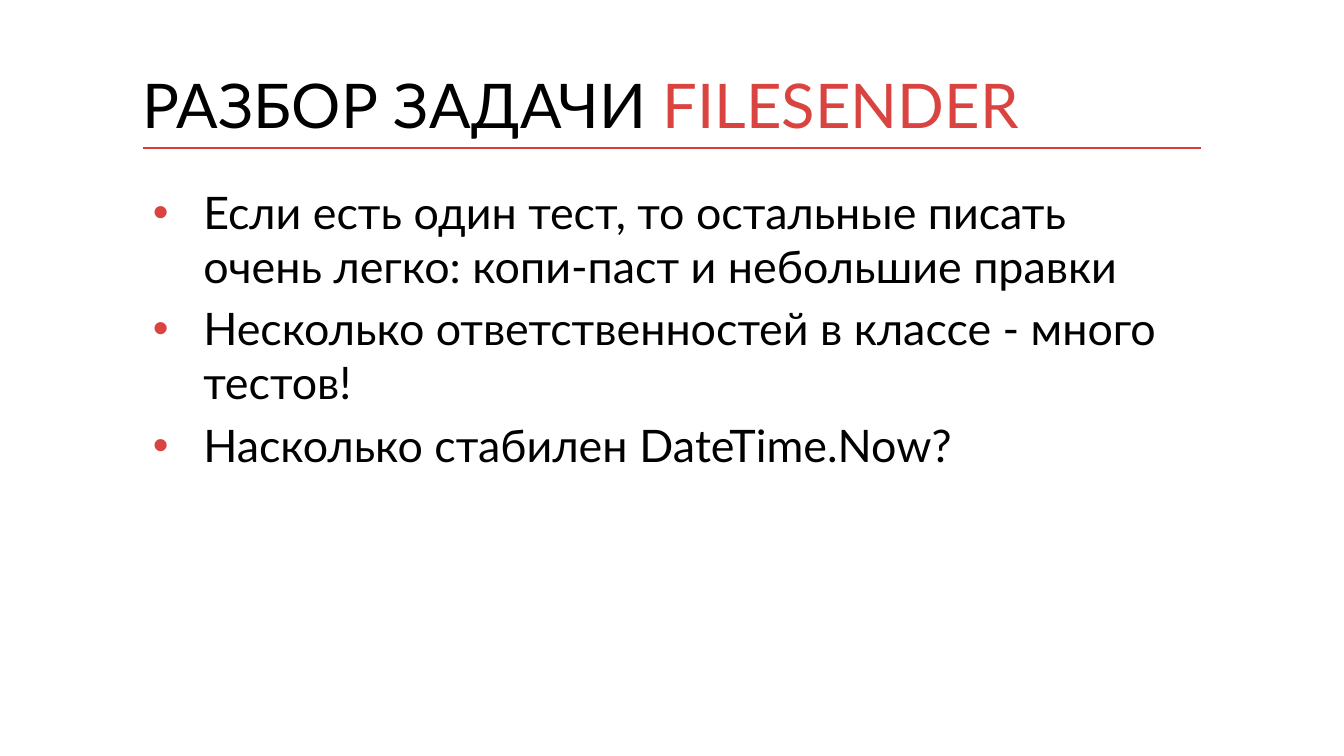
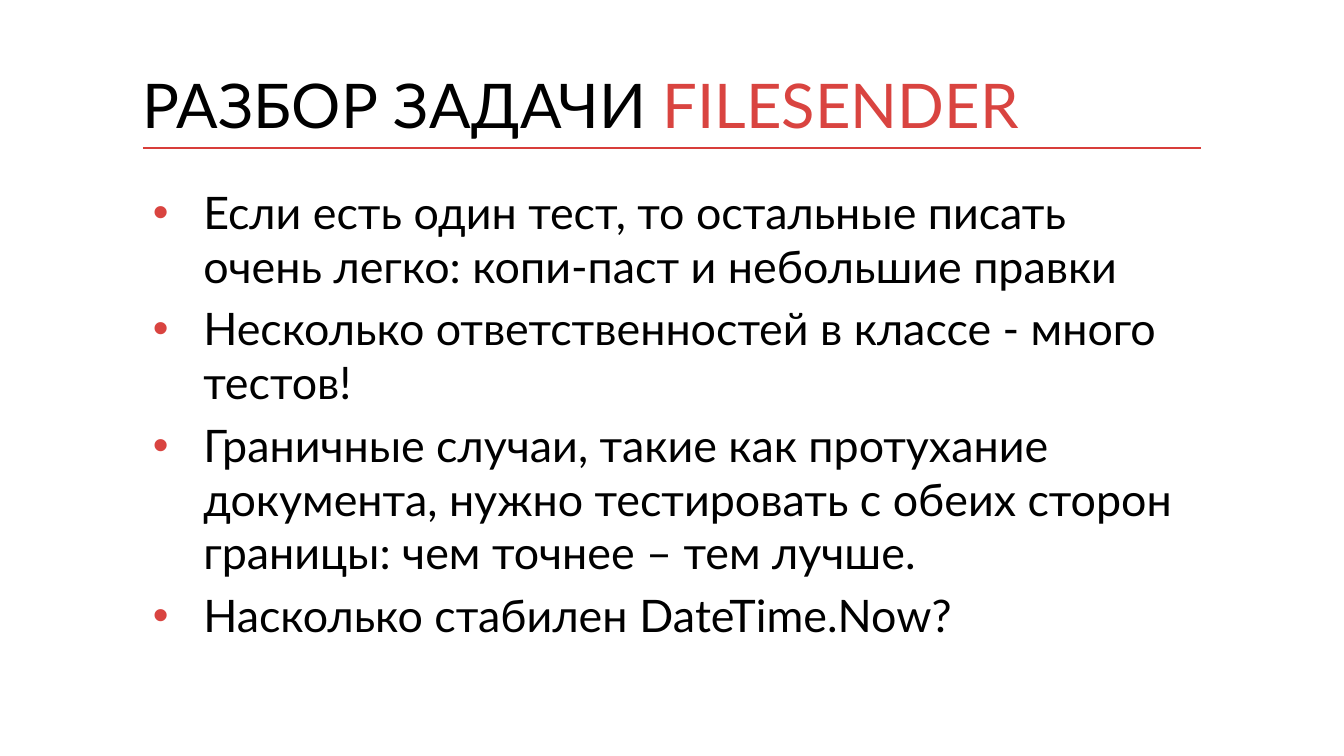
Before and after one commit to kontur-courses/mocks, a slide deck: slide 11 of mocks.pptx. Drawn at 1344x756 pixels with LibreOffice and Linux fonts; fonts in the diff are those of the drawing. Boxes give left, top, right and bottom in pixels: in the first picture for what was removed or moved away, otherwise in the second. Text is boxed around its words. In the diff, an @@ line names an element or a change of style, - is before the commit and + after.

```diff
--- a/mocks.pptx
+++ b/mocks.pptx
@@ text at (203,430,1172,577): paragraph added @@
+• Граничные случаи, такие как протухание документа, нужно тестировать с обеих сторон границы: чем точнее – тем лучше.
```
Also in this commit, not shown: 1 other slide changed.
